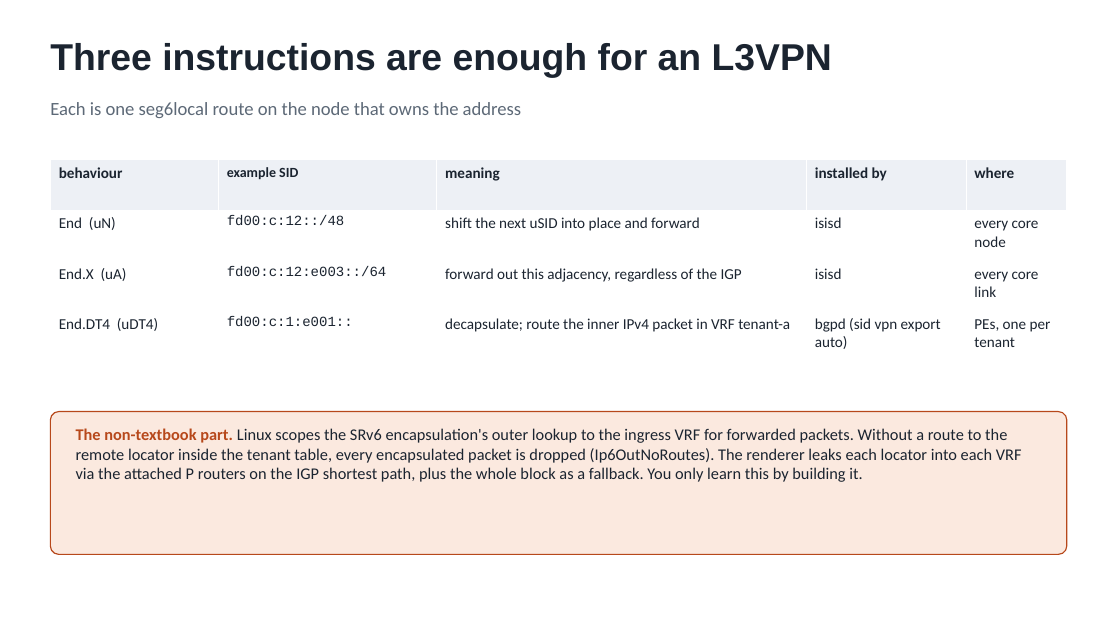
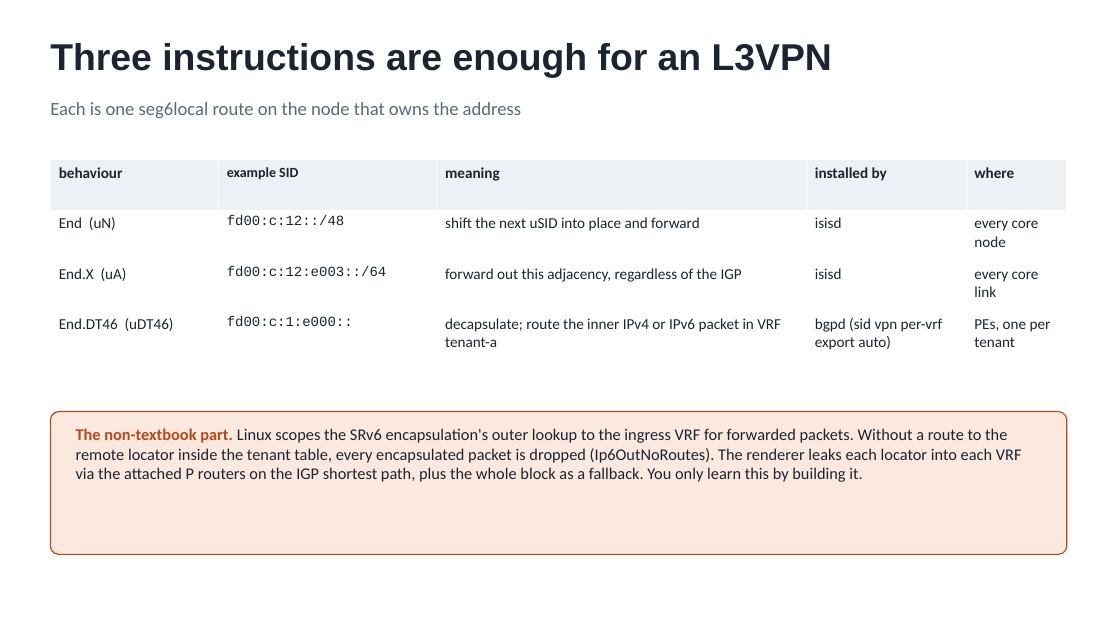
Before and after one commit to dcantor/srv6-core, a slide deck: slide 5 of docs/session/slides.pptx. Drawn at 1120x630 pixels with LibreOffice and Linux fonts; fonts in the diff are those of the drawing. Boxes give left, top, right and bottom in pixels: in the first picture for what was removed or moved away, otherwise in the second. Text is boxed around its words. In the diff, an @@ line names an element or a change of style, - is before the commit and + after.

```diff
--- a/docs/session/slides.pptx
+++ b/docs/session/slides.pptx
@@ table at [50, 160, 1067, 361] @@
-row 4: End.DT4 (uDT4) | fd00:c:1:e001:: | decapsulate; route the inner IPv4 packet in VRF tenant-a | bgpd (sid vpn export auto) | PEs, one per tenant
+row 4: End.DT46 (uDT46) | fd00:c:1:e000:: | decapsulate; route the inner IPv4 or IPv6 packet in VRF tenant-a | bgpd (sid vpn per-vrf export auto) | PEs, one per tenant
```
Also in this commit, not shown: 8 other slides changed, 43 other files.
